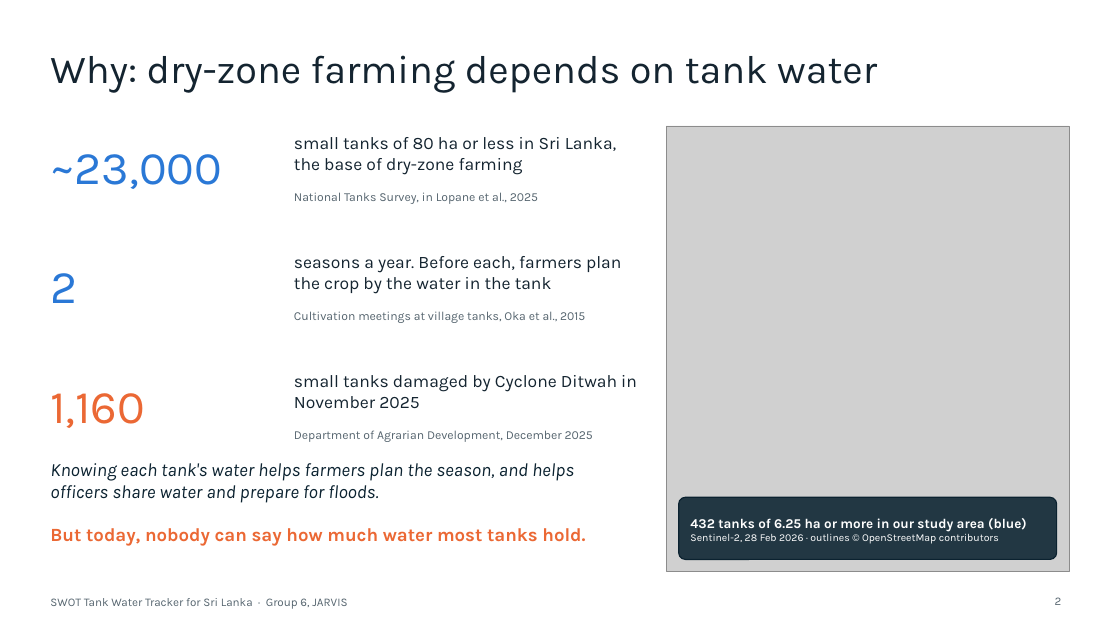
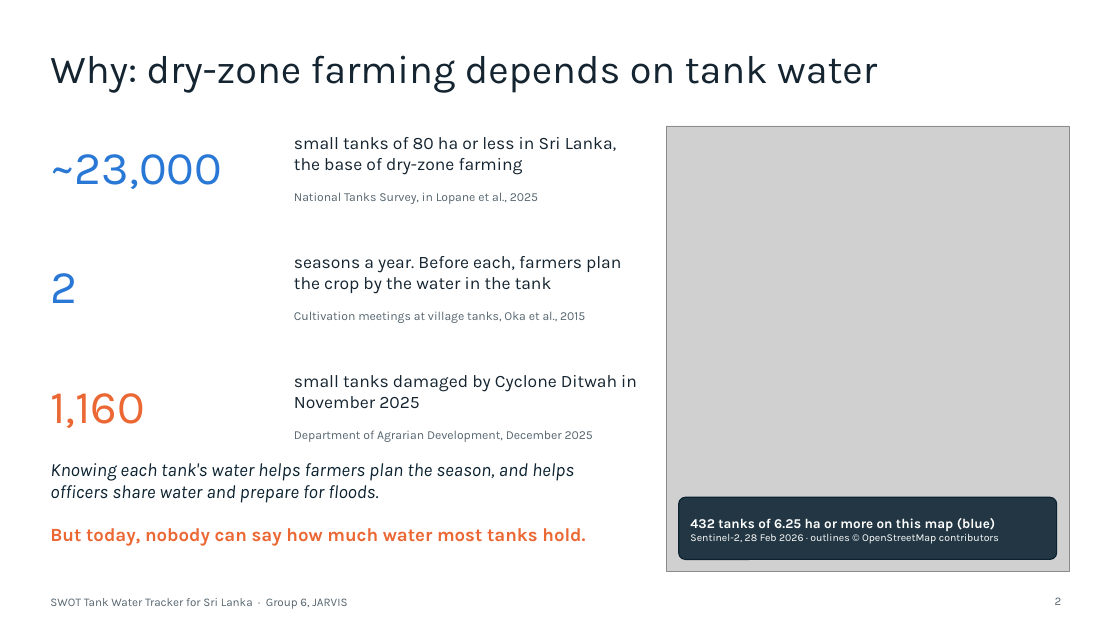
Before and after one commit to jarvis-uom/swot-tank-tracker-site, a slide deck: slide 2 of site/assets/docs/swot-tank-tracker-proposal-talk.pptx. Drawn at 1120x630 pixels with LibreOffice and Linux fonts; fonts in the diff are those of the drawing; grey boxes stand for pictures. Boxes give left, top, right and bottom in pixels: in the first picture for what was removed or moved away, otherwise in the second. Text is boxed around its words. In the diff, an @@ line names an element or a change of style, - is before the commit and + after.

```diff
--- a/site/assets/docs/swot-tank-tracker-proposal-talk.pptx
+++ b/site/assets/docs/swot-tank-tracker-proposal-talk.pptx
@@ text at [690,518,996,531]: text changed @@
-432 tanks of 6.25 ha or more in our study area (blue)
+432 tanks of 6.25 ha or more on this map (blue)
```
Also in this commit, not shown: 3 other slides changed, 43 other files.
